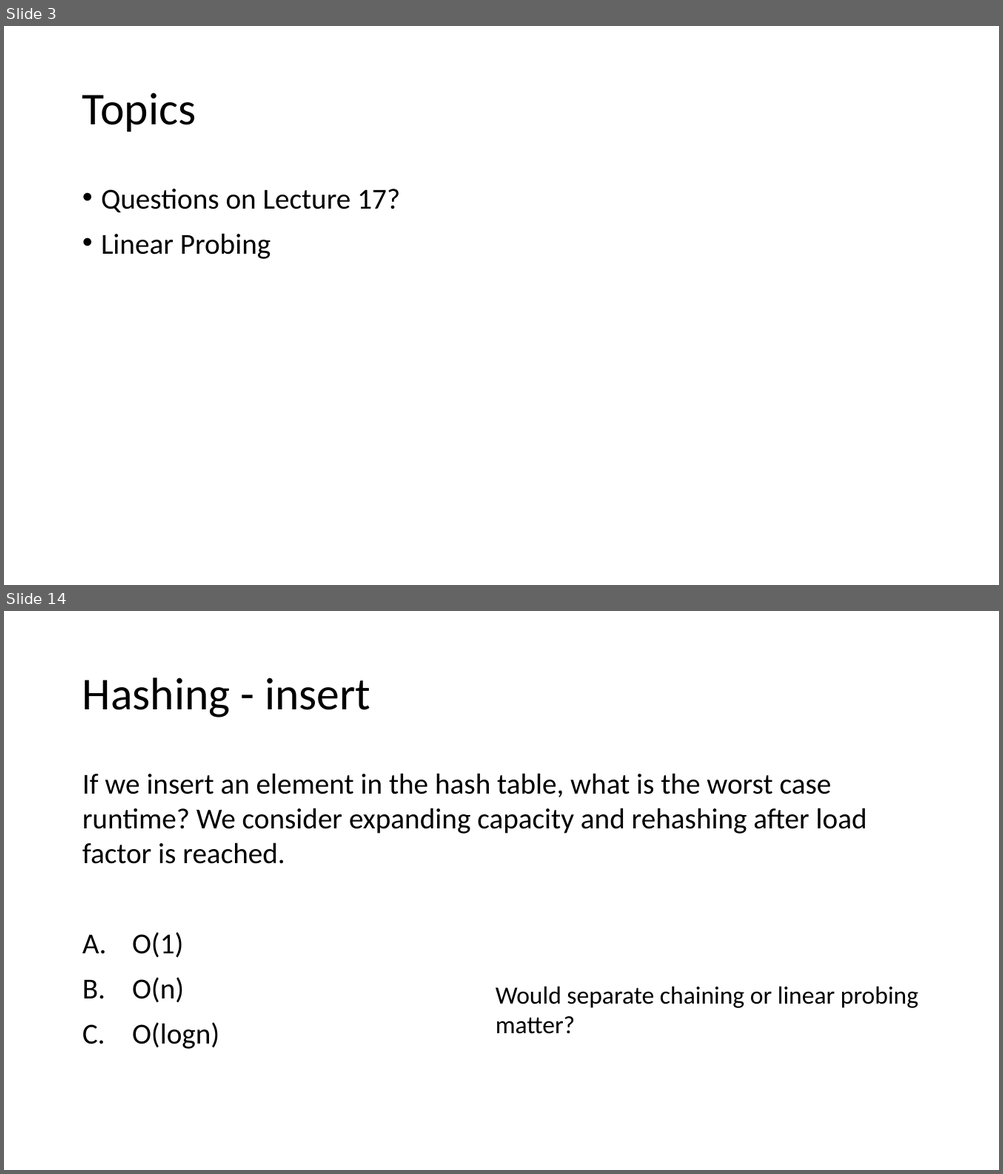
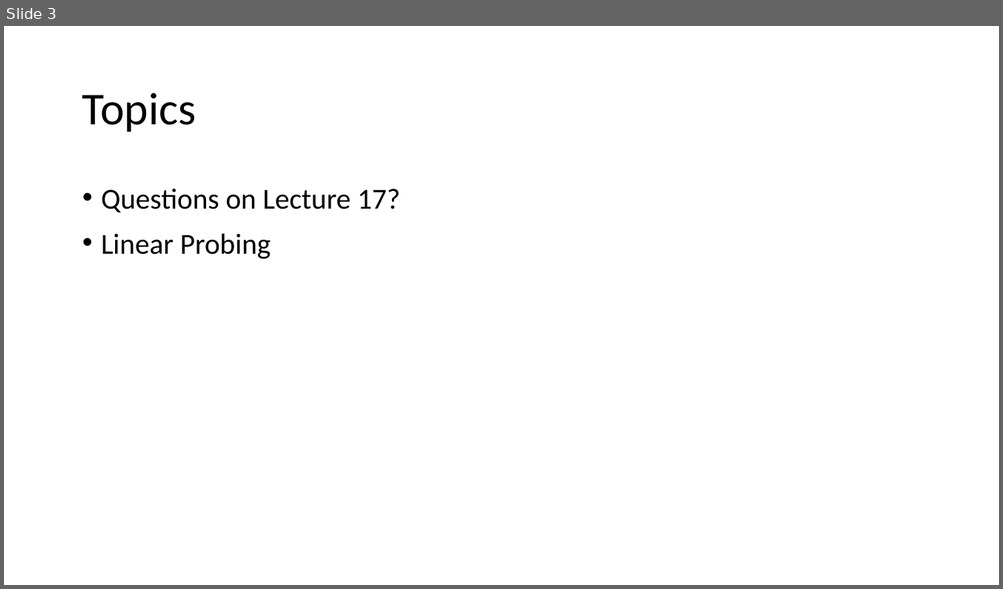
Before and after one commit to ucsd-cse12-w21/ucsd-cse12-w21.github.io, a slide deck: lectures/lecture-17/Live-B00-Cao/Lecture 17 - Lecture.pptx. Shown one above the other, each under a label of ours: slides 3 and 14 before the commit, slide 3 after it; the slides between them are not shown. The pictures are 1003x1174 and 1003x589 pixels, drawn with LibreOffice and Linux fonts; fonts in the diff are those of the drawing. Boxes give left, top, right and bottom in pixels: in the first picture for what was removed or moved away, otherwise in the second. Text is boxed around its words. In the diff, an @@ line names an element or a change of style, - is before the commit and + after.

Commit message:
L17 after class

```diff
--- a/lectures/lecture-17/Live-B00-Cao/Lecture 17 - Lecture.pptx
+++ b/lectures/lecture-17/Live-B00-Cao/Lecture 17 - Lecture.pptx
@@ slide 14 removed at [4,611,999,1170], background #FFFFFF @@
@@ title removed at [82,678,370,718] @@
-Hashing - insert
@@ text removed at [82,773,867,1049] @@
-If we insert an element in the hash table, what is the worst case runtime? We consider expanding capacity and rehashing after load factor is reached.
-A. O(1)
-B. O(n)
-C. O(logn)
@@ text removed at [495,986,918,1034] @@
-Would separate chaining or linear probing
-matter?
```
Also in this commit, not shown: 12 slides changed, 1 other file.
